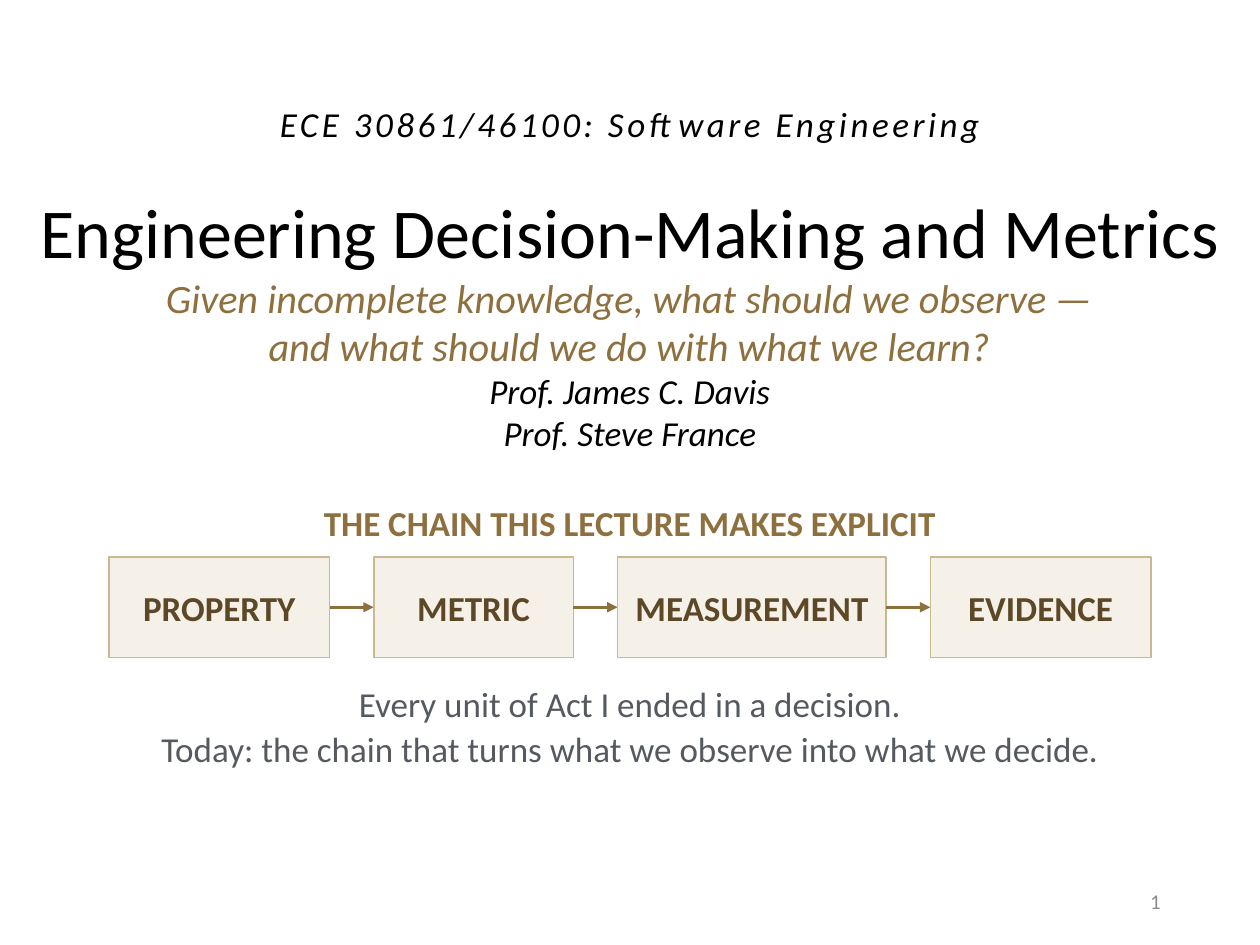
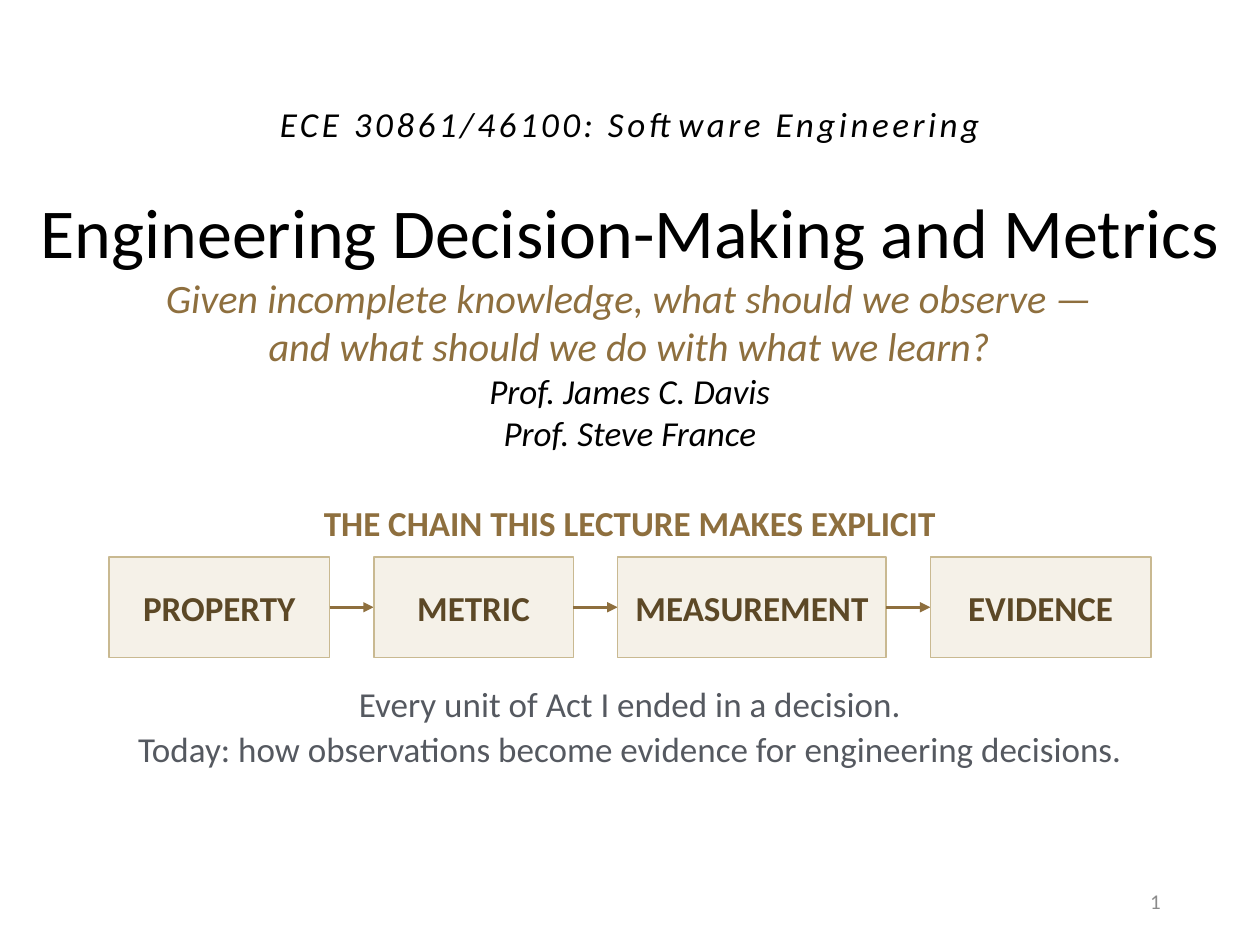
Before and after one commit to davisjam/model-based-agentic-software-engineering, a slide deck: slide 1 of course/lectures/act-1-foundations/09-engineering-decision-making-and-metrics/1-9-Engineering-Decision-Making-and-Metrics.pptx. Drawn at 1260x945 pixels with LibreOffice and Linux fonts; fonts in the diff are those of the drawing; background and template pictures are left out. Boxes give left, top, right and bottom in pixels: in the first picture for what was removed or moved away, otherwise in the second. Text is boxed around its words. In the diff, an @@ line names an element or a change of style, - is before the commit and + after.

```diff
--- a/course/lectures/act-1-foundations/09-engineering-decision-making-and-metrics/1-9-Engineering-Decision-Making-and-Metrics.pptx
+++ b/course/lectures/act-1-foundations/09-engineering-decision-making-and-metrics/1-9-Engineering-Decision-Making-and-Metrics.pptx
@@ text at [138,737,1121,768]: text changed @@
-Today: the chain that turns what we observe into what we decide.
+Today: how observations become evidence for engineering decisions.
```
Also in this commit, not shown: 2 other slides changed.
